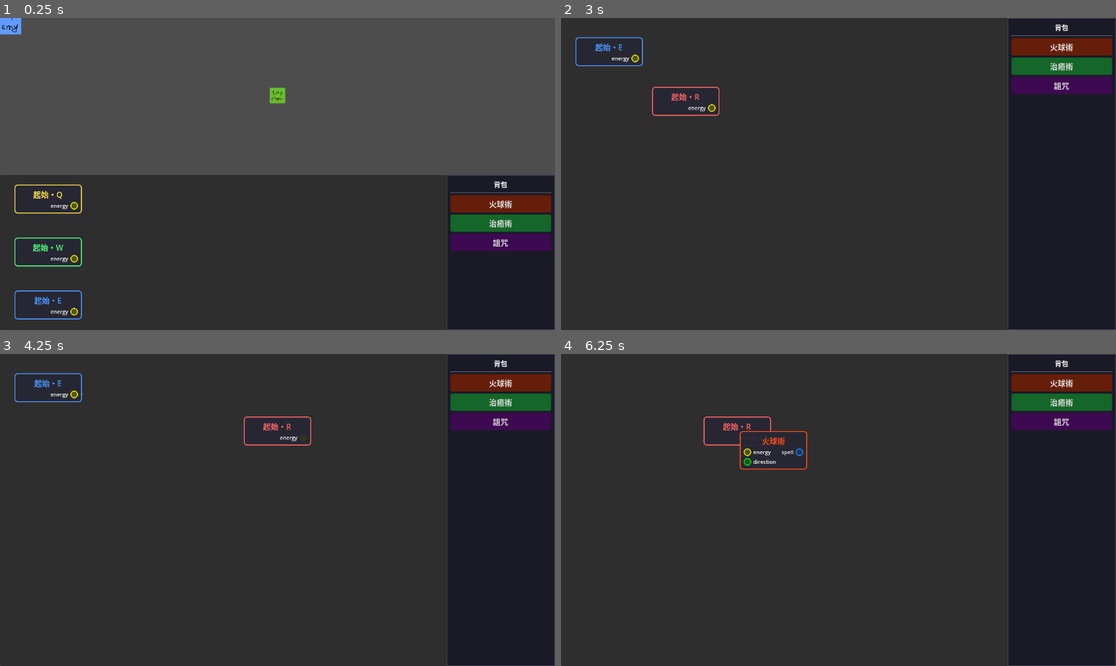
Above: before the commit, frames 1-4 (two rows, left to right).
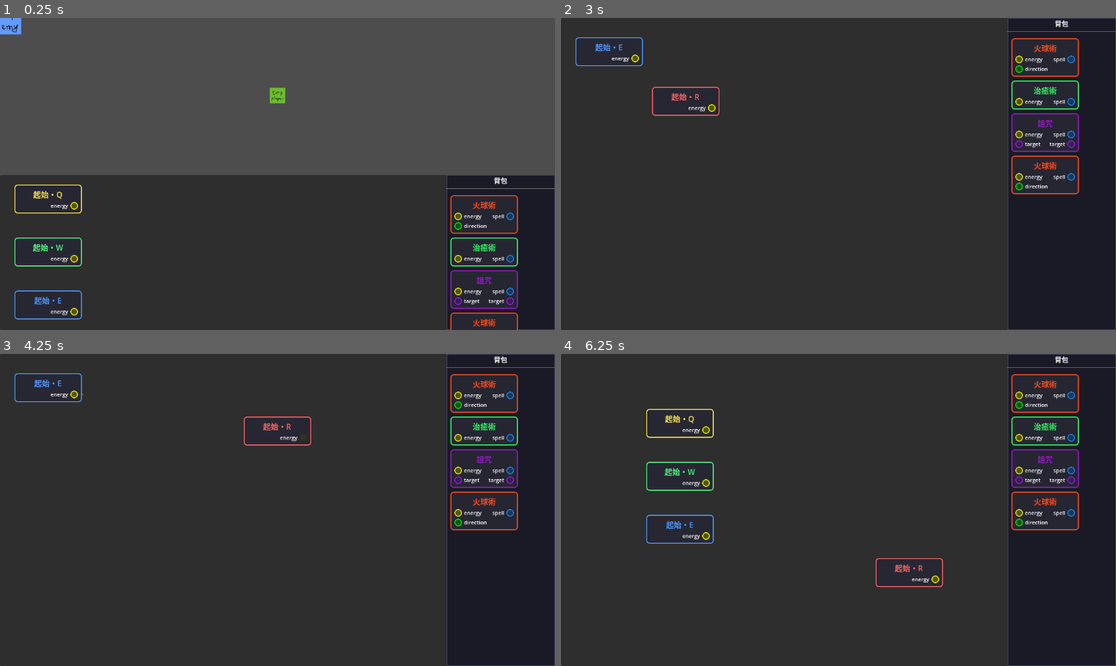
Above: after the commit, the same moments.

Repository: BlueRadio57445/spell-chanting-loudspeaker
Game: Godot game, scene res://scenes/main.tscn
The game is run twice, just before and just after one commit, with the same random seed, the same clock (stepped at 60 frames per second) and the same inputs.
Inputs (mouse positions are in pixels of both pictures, inside the frame that each line leads up to):
- Up to frame 1 (0.25 s): no input
- Up to frame 2 (3 s): click (633, 205) at 0.52 s; click (633, 258) at 1.27 s; click (633, 311) at 2.02 s; tap Enter (ui_accept) at 2.75 s; drag from (610, 105) to (838, 96) at 2.77 s
- Up to frame 3 (4.25 s): click (72, 394) at 3.52 s
- Up to frame 4 (6.25 s): click (866, 438) at 4.27 s; click (1060, 382) at 5 s, where only the run before the commit has a clickable "火球術"; drag from (738, 432) to (810, 572) at 5.77 s

The runs differ from the first frame. In frame 1, 4.0% of the frame differs, in the area x 80-100%, y 51-100%; in frame 2, 4.3%; in frame 3, 4.3%; in frame 4, 5.9%, in the area x 15-100%, y 0-75%.

Commit message:
修正BUG，並且增加背包功能

Diff:
--- a/scripts/main.gd
+++ b/scripts/main.gd
@@ -12,10 +12,15 @@
 	process_mode = Node.PROCESS_MODE_ALWAYS
 	rune_executor.graph = rune_canvas.graph
 
-	# 背包選擇符文 → 畫布進入放置模式
-	rune_inventory.rune_selected.connect(func(rune_id: String) -> void:
-		rune_canvas.start_placing(rune_id)
-	)
+	# 雙向注入引用：畫布需要知道背包位置（canvas→inventory），背包需要知道畫布（inventory→canvas）
+	rune_canvas.rune_inventory = rune_inventory
+	rune_inventory.canvas = rune_canvas
+
+	# 測試：給玩家幾個初始符文
+	rune_inventory.add_rune(RuneRegistry.create_instance("fireball"))
+	rune_inventory.add_rune(RuneRegistry.create_instance("heal"))
+	rune_inventory.add_rune(RuneRegistry.create_instance("debuff"))
+	rune_inventory.add_rune(RuneRegistry.create_instance("fireball"))
 
 	# 圖變更時同步給 executor
 	rune_canvas.graph_changed.connect(func() -> void:
--- a/scripts/ui/rune_canvas.gd
+++ b/scripts/ui/rune_canvas.gd
@@ -4,6 +4,8 @@
 
 var graph: RuneGraph = RuneGraph.new()
 var node_widgets: Dictionary = {}  # node_id -> RuneNodeWidget
+
+var rune_inventory: RuneInventory  # 由 main.gd 注入
 
 # --- 連線狀態 ---
 var is_connecting: bool = false
@@ -21,10 +23,6 @@
 var reroute_origin_pos: Vector2 = Vector2.ZERO  # 安全圓圈中心
 const REROUTE_SAFE_RADIUS: float = 35.0
 
-# --- 放置模式 ---
-var is_placing: bool = false
-var placing_rune_id: String = ""
-
 # --- 畫布平移 ---
 var canvas_offset: Vector2 = Vector2.ZERO
 var is_panning: bool = false
@@ -54,18 +52,13 @@
 		graph.add_node(node_id, rune, pos)
 		_create_widget(node_id, rune, pos)
 
-func add_rune_at(rune_id: String, pos: Vector2) -> void:
-	var rune: RuneBase = RuneRegistry.create_instance(rune_id)
+func add_rune_instance(rune: RuneBase, pos: Vector2) -> void:
 	var node_id: String = "node_%d" % Time.get_ticks_msec()
 	var canvas_pos: Vector2 = pos - canvas_offset
 	graph.add_node(node_id, rune, canvas_pos)
-	_create_widget(node_id, rune, canvas_pos + canvas_offset)
+	_create_widget(node_id, rune, pos)
 	graph_changed.emit()
 	_refresh_all_connection_states()
-
-func start_placing(rune_id: String) -> void:
-	is_placing = true
-	placing_rune_id = rune_id
 
 # =============================================================================
 #  Widget 管理
@@ -79,6 +72,7 @@
 	widget.port_clicked.connect(_on_port_clicked)
 	widget.node_moved.connect(_on_node_moved)
 	widget.node_delete_requested.connect(_on_node_delete)
+	widget.node_drag_released.connect(_on_widget_drag_released)
 	node_widgets[node_id] = widget
 
 func _on_node_moved(node_id: String, new_pos: Vector2) -> void:
@@ -284,7 +278,7 @@
 				w.position = (node_data["position"] as Vector2) + canvas_offset
 			queue_redraw()
 		# 連線懸停偵測（非連線/放置/拖拽模式時）
-		if not is_connecting and not is_placing and not is_panning and not is_drag_panning:
+		if not is_connecting and not is_panning and not is_drag_panning:
 			_update_edge_hover(get_local_mouse_position())
 			queue_redraw()
 
@@ -298,20 +292,16 @@
 			is_drag_panning = false
 		# 左鍵按下
 		elif mb.button_index == MOUSE_BUTTON_LEFT and mb.pressed:
-			if is_placing:
-				add_rune_at(placing_rune_id, get_local_mouse_position())
-				is_placing = false
-				placing_rune_id = ""
-			elif is_connecting:
+			if is_connecting:
 				# 只有點擊在空白處才取消，點在 widget 上讓 port button 處理
 				if not _is_click_on_widget(get_local_mouse_position()):
 					if is_rerouting:
 						_finish_reroute_on_empty()
 					else:
 						_cancel_connection()
-			elif not _is_click_on_widget(get_local_mouse_position()):
+			elif not _is_click_on_widget(get_local_mouse_position()) and get_global_rect().has_point(mb.global_position):
 				is_drag_panning = true
-		# 右鍵：取消連線/放置
+		# 右鍵：取消連線
 		elif mb.button_index == MOUSE_BUTTON_RIGHT and mb.pressed:
 			if is_connecting:
 				if is_rerouting:
@@ -322,9 +312,6 @@
 					_refresh_all_connection_states()
 					graph_changed.emit()
 				_cancel_connection()
-			if is_placing:
-				is_placing = false
-				placing_rune_id = ""
 
 	# Escape 取消
 	if event is InputEventKey:
@@ -338,16 +325,13 @@
 					_refresh_all_connection_states()
 					graph_changed.emit()
 				_cancel_connection()
-			if is_placing:
-				is_placing = false
-				placing_rune_id = ""
 
 # =============================================================================
 #  邊緣自動捲動
 # =============================================================================
 
 func _do_auto_scroll(delta: float) -> void:
-	if not is_connecting and not is_placing:
+	if not is_connecting:
 		return
 	var mouse_local: Vector2 = get_local_mouse_position()
 	var scroll_dir: Vector2 = Vector2.ZERO
@@ -461,3 +445,31 @@
 		if rect.has_point(local_pos):
 			return true
 	return false
+
+# =============================================================================
+#  節點拖回背包
+# =============================================================================
+
+func _on_widget_drag_released(node_id: String, global_pos: Vector2) -> void:
+	if get_global_rect().has_point(global_pos):
+		return  # 在畫布內，正常拖拽結束
+	if node_id.begins_with("starter_"):
+		_snap_widget_to_canvas(node_id)
+		return
+	if not graph.nodes.has(node_id):
+		return
+	if rune_inventory and rune_inventory.get_global_rect().has_point(global_pos):
+		var rune: RuneBase = graph.nodes[node_id]["rune"] as RuneBase
+		rune_inventory.add_rune(rune)
+		_on_node_delete(node_id)
+	else:
+		_snap_widget_to_canvas(node_id)
+
+func _snap_widget_to_canvas(node_id: String) -> void:
+	if not node_widgets.has(node_id) or not graph.nodes.has(node_id):
+		return
+	var widget: RuneNodeWidget = node_widgets[node_id]
+	var clamped: Vector2 = widget.position.clamp(Vector2.ZERO, size - widget.size)
+	widget.position = clamped
+	graph.move_node(node_id, clamped - canvas_offset)
+	queue_redraw()
--- a/scripts/ui/rune_inventory.gd
+++ b/scripts/ui/rune_inventory.gd
@@ -1,18 +1,26 @@
 class_name RuneInventory extends PanelContainer
 
-signal rune_selected(rune_id: String)
+const WIDGET_X: float = 8.0
+const WIDGET_Y_START: float = 8.0
+const WIDGET_GAP: float = 8.0
 
-var _buttons: Dictionary = {}
+var _runes: Array[RuneBase] = []
+var _widgets: Dictionary = {}  # RuneBase -> RuneNodeWidget
+
+var canvas: RuneCanvas  # 由 main.gd 注入
+var _widget_area: Control
+
 
 func _ready() -> void:
-	var style := StyleBoxFlat.new()
-	style.bg_color = Color(0.1, 0.1, 0.15, 0.95)
-	style.set_border_width_all(1)
-	style.border_color = Color(0.3, 0.3, 0.4)
-	style.set_content_margin_all(8)
-	add_theme_stylebox_override("panel", style)
+	clip_contents = false
+	custom_minimum_size = Vector2(180, 0)
 
-	custom_minimum_size = Vector2(160, 0)
+	var bg_style := StyleBoxFlat.new()
+	bg_style.bg_color = Color(0.1, 0.1, 0.15, 0.95)
+	bg_style.set_border_width_all(1)
+	bg_style.border_color = Color(0.3, 0.3, 0.4)
+	bg_style.set_content_margin_all(0)
+	add_theme_stylebox_override("panel", bg_style)
 
 	var vbox := VBoxContainer.new()
 	add_child(vbox)
@@ -26,42 +34,64 @@
 	var sep := HSeparator.new()
 	vbox.add_child(sep)
 
-	var scroll := ScrollContainer.new()
-	scroll.size_flags_vertical = Control.SIZE_EXPAND_FILL
-	vbox.add_child(scroll)
+	_widget_area = Control.new()
+	_widget_area.clip_contents = false
+	_widget_area.size_flags_vertical = Control.SIZE_EXPAND_FILL
+	vbox.add_child(_widget_area)
 
-	var list := VBoxContainer.new()
-	list.size_flags_horizontal = Control.SIZE_EXPAND_FILL
-	scroll.add_child(list)
 
-	_populate(list)
+func add_rune(rune: RuneBase) -> void:
+	_runes.append(rune)
+	var widget := RuneNodeWidget.new()
+	widget.setup("inv_%d" % rune.get_instance_id(), rune)
+	widget.node_drag_released.connect(_on_widget_drag_released)
+	widget.node_delete_requested.connect(_on_widget_delete)
+	_widget_area.add_child(widget)
+	_widgets[rune] = widget
+	_rebuild_positions.call_deferred()
 
-func _populate(container: VBoxContainer) -> void:
-	for rune_id in RuneRegistry.get_all_ids():
-		var template: RuneBase = RuneRegistry.get_template(rune_id)
-		# 跳過起始符文（它們固定在畫布左側）
-		if template.category == RuneEnums.RuneCategory.STARTER:
+
+func remove_rune(rune: RuneBase) -> void:
+	if _widgets.has(rune):
+		(_widgets[rune] as RuneNodeWidget).queue_free()
+		_widgets.erase(rune)
+	_runes.erase(rune)
+	_rebuild_positions.call_deferred()
+
+
+func _rebuild_positions() -> void:
+	var y: float = WIDGET_Y_START
+	for rune: RuneBase in _runes:
+		if not _widgets.has(rune):
 			continue
+		var w: RuneNodeWidget = _widgets[rune] as RuneNodeWidget
+		w.position = Vector2(WIDGET_X, y)
+		y += maxf(w.size.y, w.custom_minimum_size.y) + WIDGET_GAP
 
-		var btn := Button.new()
-		btn.text = template.rune_name
-		btn.tooltip_text = template.description
-		btn.size_flags_horizontal = Control.SIZE_EXPAND_FILL
 
-		var btn_style := StyleBoxFlat.new()
-		btn_style.bg_color = template.icon_color.darkened(0.6)
-		btn_style.set_corner_radius_all(4)
-		btn_style.set_content_margin_all(6)
-		btn.add_theme_stylebox_override("normal", btn_style)
+func _on_widget_drag_released(node_id: String, global_pos: Vector2) -> void:
+	if canvas and canvas.get_global_rect().has_point(global_pos):
+		var rune: RuneBase = _get_rune_by_node_id(node_id)
+		if rune:
+			# 移除背包 widget
+			if _widgets.has(rune):
+				(_widgets[rune] as RuneNodeWidget).queue_free()
+				_widgets.erase(rune)
+			_runes.erase(rune)
+			# 在畫布上放置
+			canvas.add_rune_instance(rune, global_pos - canvas.global_position)
+	_rebuild_positions.call_deferred()
 
-		var hover_style: StyleBoxFlat = btn_style.duplicate() as StyleBoxFlat
-		hover_style.bg_color = template.icon_color.darkened(0.4)
-		btn.add_theme_stylebox_override("hover", hover_style)
 
-		var id_capture: String = rune_id  # 閉包捕獲
-		btn.pressed.connect(func() -> void:
-			rune_selected.emit(id_capture)
-		)
+func _on_widget_delete(node_id: String) -> void:
+	var rune: RuneBase = _get_rune_by_node_id(node_id)
+	if rune:
+		remove_rune(rune)
 
-		container.add_child(btn)
-		_buttons[rune_id] = btn
+
+func _get_rune_by_node_id(node_id: String) -> RuneBase:
+	for rune: RuneBase in _widgets:
+		var w: RuneNodeWidget = _widgets[rune] as RuneNodeWidget
+		if w.node_id == node_id:
+			return rune
+	return null
--- a/scripts/ui/rune_node_widget.gd
+++ b/scripts/ui/rune_node_widget.gd
@@ -3,6 +3,7 @@
 signal port_clicked(node_id: String, port_name: String, is_input: bool)
 signal node_moved(node_id: String, new_pos: Vector2)
 signal node_delete_requested(node_id: String)
+signal node_drag_released(node_id: String, global_pos: Vector2)
 
 var node_id: String
 var rune: RuneBase
@@ -209,6 +210,8 @@
 				is_dragging = true
 				drag_offset = mb.position
 			else:
+				if is_dragging:
+					node_drag_released.emit(node_id, get_global_mouse_position())
 				is_dragging = false
 		elif mb.button_index == MOUSE_BUTTON_RIGHT and mb.pressed:
 			if not node_id.begins_with("starter_"):
Not shown, changed: .claude/settings.local.json
